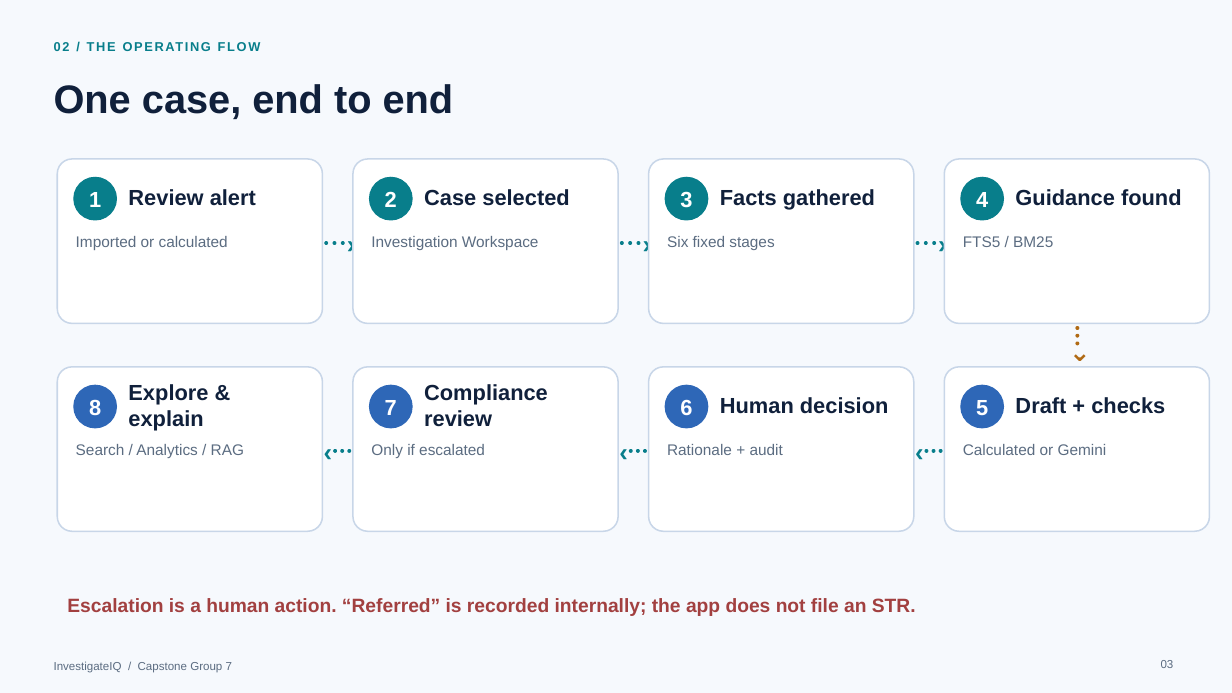
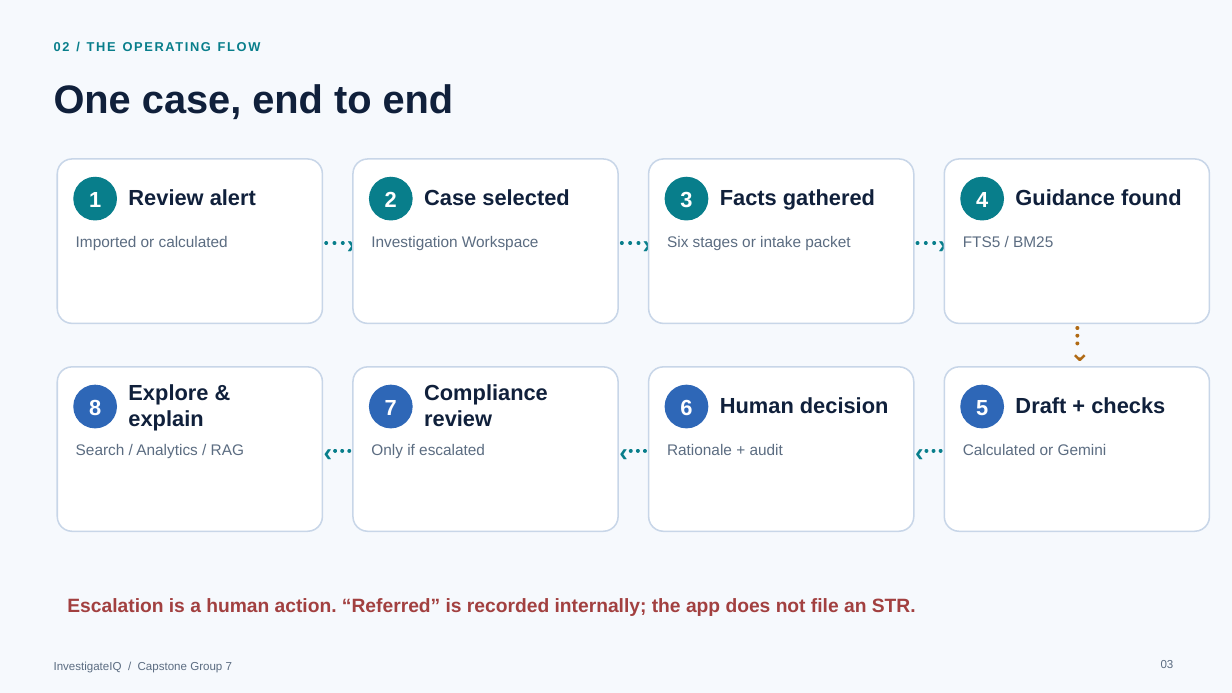
Before and after one commit to swetadminc/CapstoneProject, a slide deck: slide 3 of Product Docs/InvestigateIQ_Technical_Flow.pptx. Drawn at 1232x693 pixels with LibreOffice and Linux fonts; fonts in the diff are those of the drawing. Boxes give left, top, right and bottom in pixels: in the first picture for what was removed or moved away, otherwise in the second. Text is boxed around its words. In the diff, an @@ line names an element or a change of style, - is before the commit and + after.

Commit message:
Add fictional intake evidence and calculated investigation workflow

```diff
--- a/Product Docs/InvestigateIQ_Technical_Flow.pptx
+++ b/Product Docs/InvestigateIQ_Technical_Flow.pptx
@@ text at (x1=667, y1=236, x2=850, y2=250): text changed @@
-Six fixed stages
+Six stages or intake packet
```
Also in this commit, not shown: 9 other slides changed, 23 other files.
